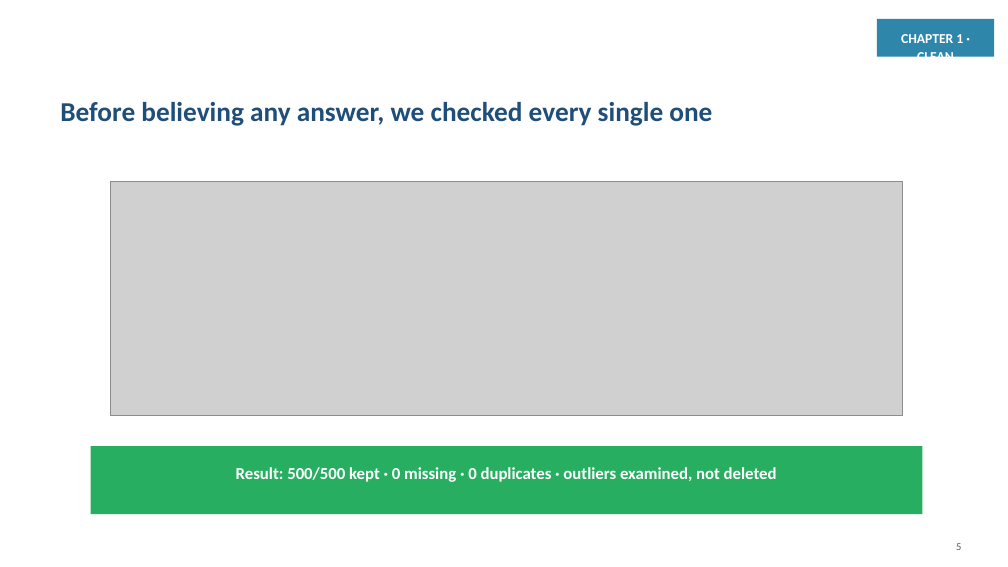
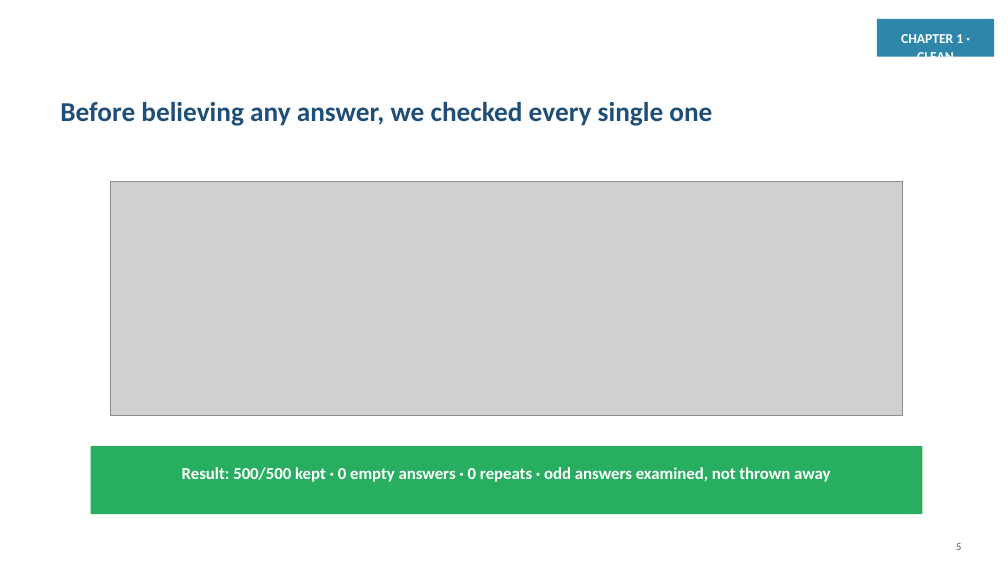
Before and after one commit to jaismine19/social-media-stress-analysis, a slide deck: slide 5 of presentation/Social_Media_Stress_Presentation.pptx. Drawn at 1008x567 pixels with LibreOffice and Linux fonts; fonts in the diff are those of the drawing; grey boxes stand for pictures. Boxes give left, top, right and bottom in pixels: in the first picture for what was removed or moved away, otherwise in the second. Text is boxed around its words. In the diff, an @@ line names an element or a change of style, - is before the commit and + after.

```diff
--- a/presentation/Social_Media_Stress_Presentation.pptx
+++ b/presentation/Social_Media_Stress_Presentation.pptx
@@ text at <box>182,467,830,482</box>: text changed @@
-Result: 500/500 kept · 0 missing · 0 duplicates · outliers examined, not deleted
+Result: 500/500 kept · 0 empty answers · 0 repeats · odd answers examined, not thrown away
```
Also in this commit, not shown: 10 other slides changed.
